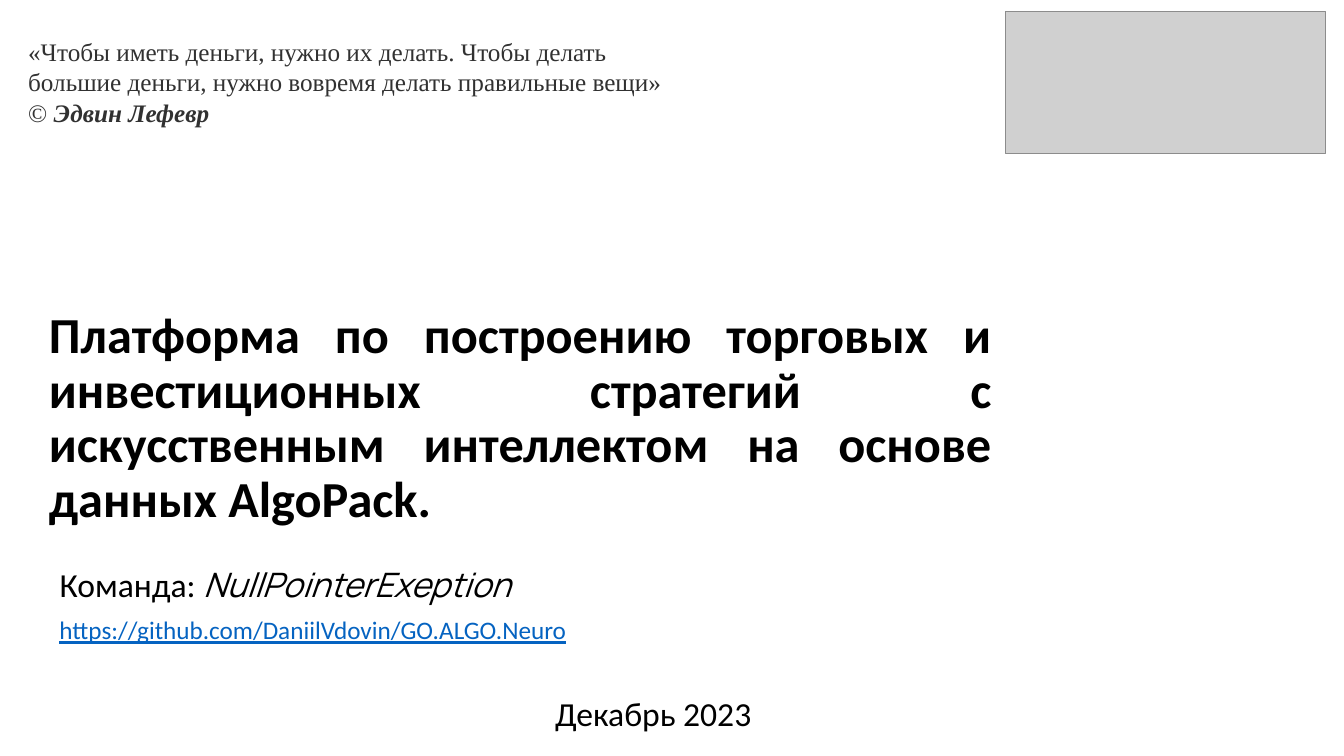
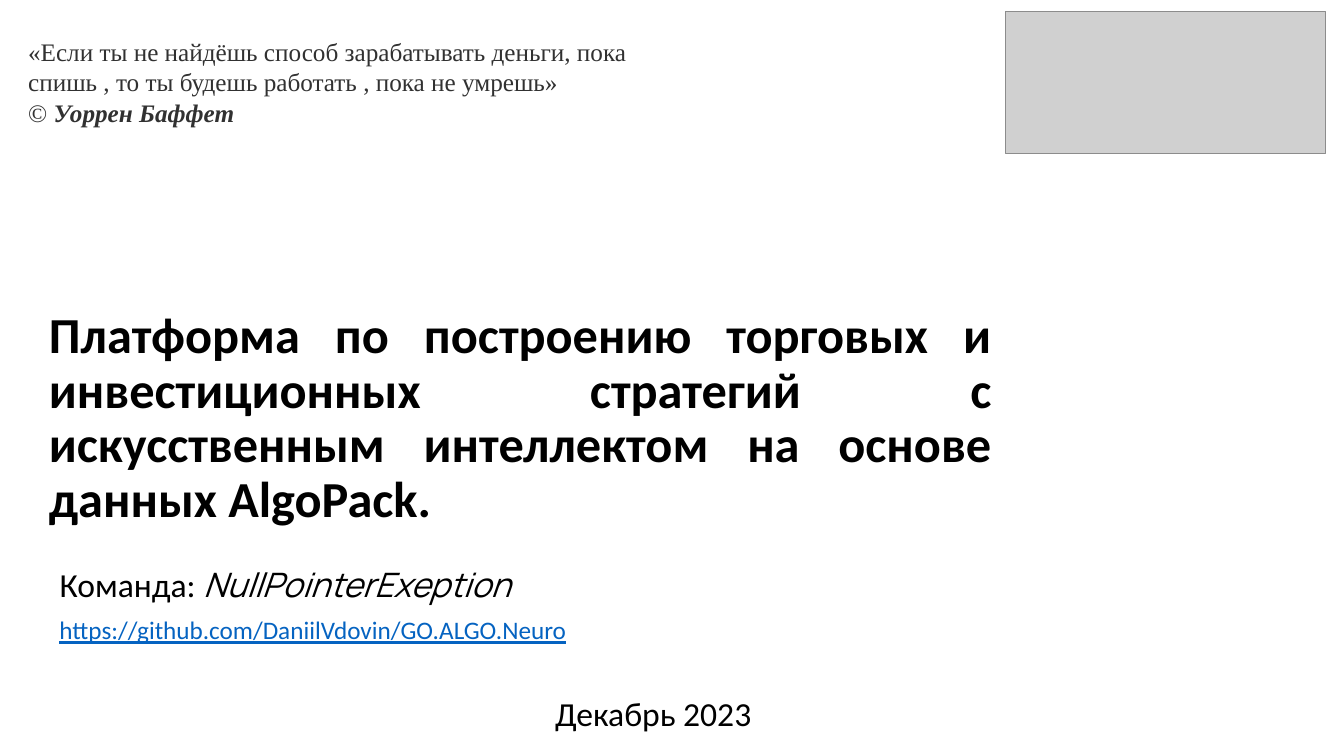
Before and after one commit to suenot/powerlife000-moex_hackaton, a slide deck: slide 1 of info/NullPointerExeption v1.pptx. Drawn at 1344x756 pixels with LibreOffice and Linux fonts; fonts in the diff are those of the drawing; grey boxes stand for pictures. Boxes give left, top, right and bottom in pixels: in the first picture for what was removed or moved away, otherwise in the second. Text is boxed around its words. In the diff, an @@ line names an element or a change of style, - is before the commit and + after.

```diff
--- a/info/NullPointerExeption v1.pptx
+++ b/info/NullPointerExeption v1.pptx
@@ text at box(28, 43, 626, 128): text changed @@
-«Чтобы иметь деньги, нужно их делать. Чтобы делать большие деньги, нужно вовремя делать правильные вещи» © Эдвин Лефевр
+«Если ты не найдёшь способ зарабатывать деньги, пока спишь , то ты будешь работать , пока не умрешь» © Уоррен Баффет
```
Also in this commit, not shown: 5 other slides changed, 1 slide added, 7 other files.
